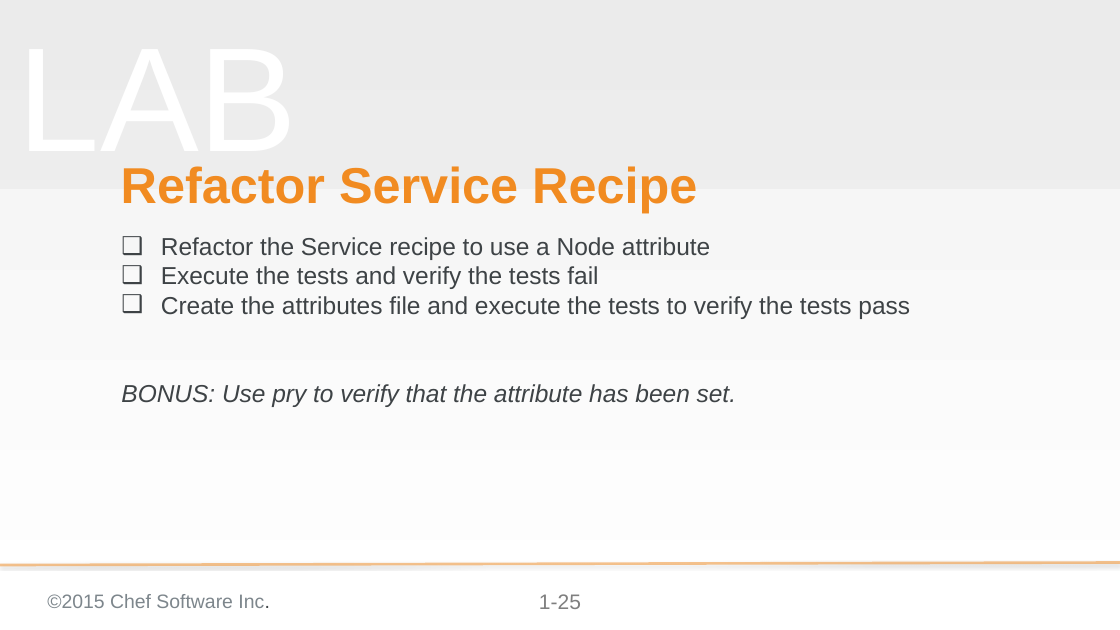
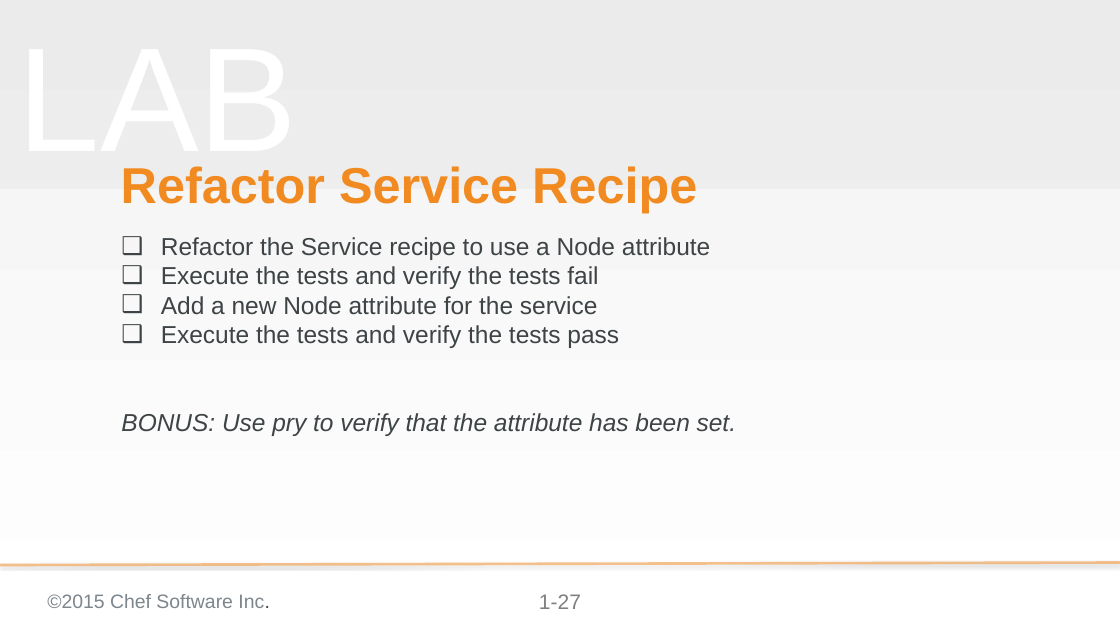
Before and after one commit to chef-training/test_driven_cookbook_development, a slide deck: slide 27 of 05-testing_while_refactoring_to_attributes.pptx (slide 25 before the commit). Drawn at 1120x630 pixels with LibreOffice and Linux fonts; fonts in the diff are those of the drawing; background and template pictures are left out. Boxes give left, top, right and bottom in pixels: in the first picture for what was removed or moved away, otherwise in the second. Text is boxed around its words. In the diff, an @@ line names an element or a change of style, - is before the commit and + after.

Commit message:
Updated Testing While Refactoring to Attributes
* Changed the flow of the Group Exercise to be four discrete units of work. This is breaking out the execution of the tests and implementation.
* Added the missing review of the lab which walked through adding the service node attribute.

* Added an additional question in the discussion.

```diff
--- a/05-testing_while_refactoring_to_attributes.pptx
+++ b/05-testing_while_refactoring_to_attributes.pptx
@@ subtitle at (161,296,619,348): text changed @@
-❑ Create the attributes file and execute the tests to verify the tests pass
+❑ Add a new Node attribute for the service
+❑ Execute the tests and verify the tests pass
@@ page number at (539,594,581,609): text changed @@
-1-25
+1-27
```
Also in this commit, not shown: 7 other slides changed, 6 slides added.
